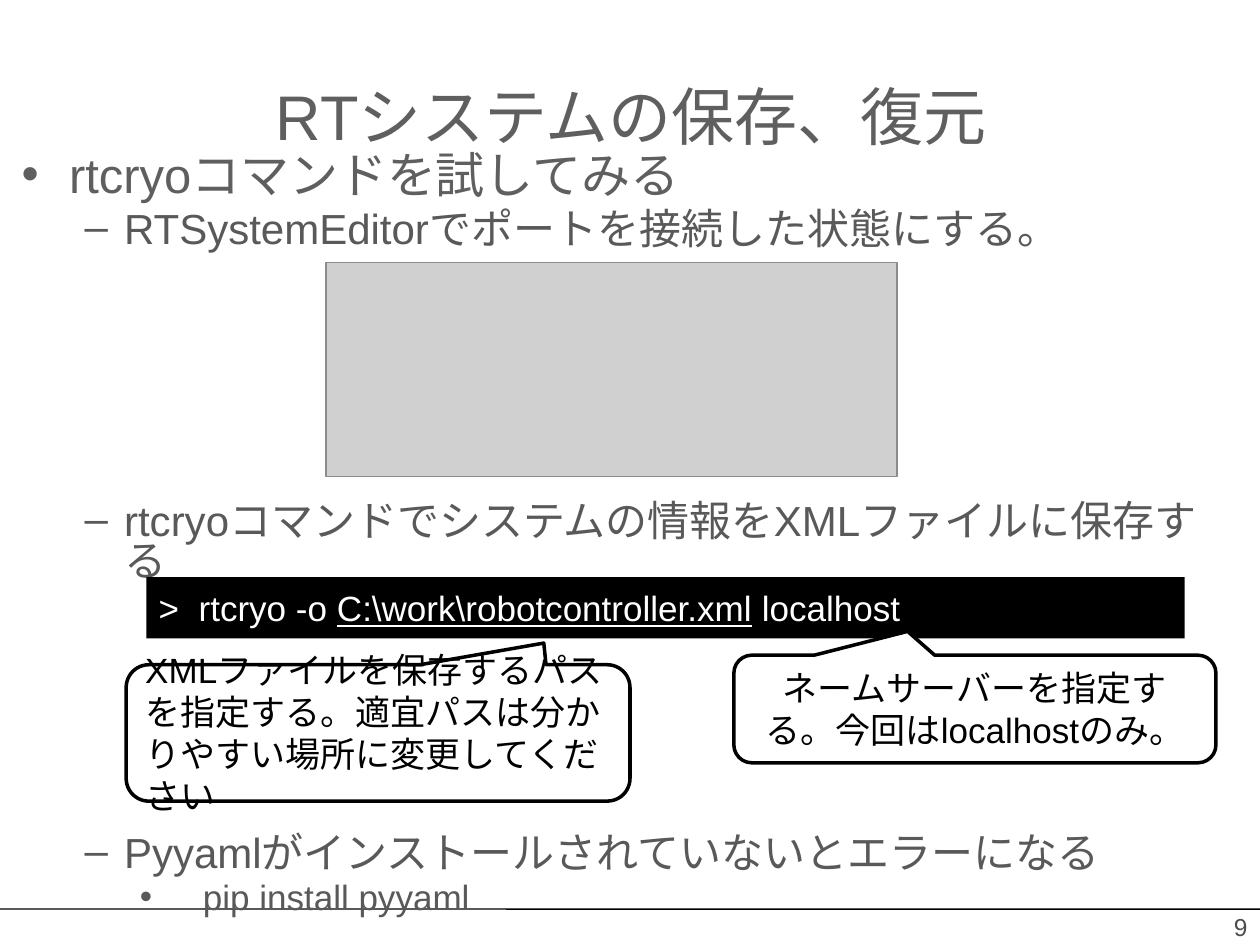
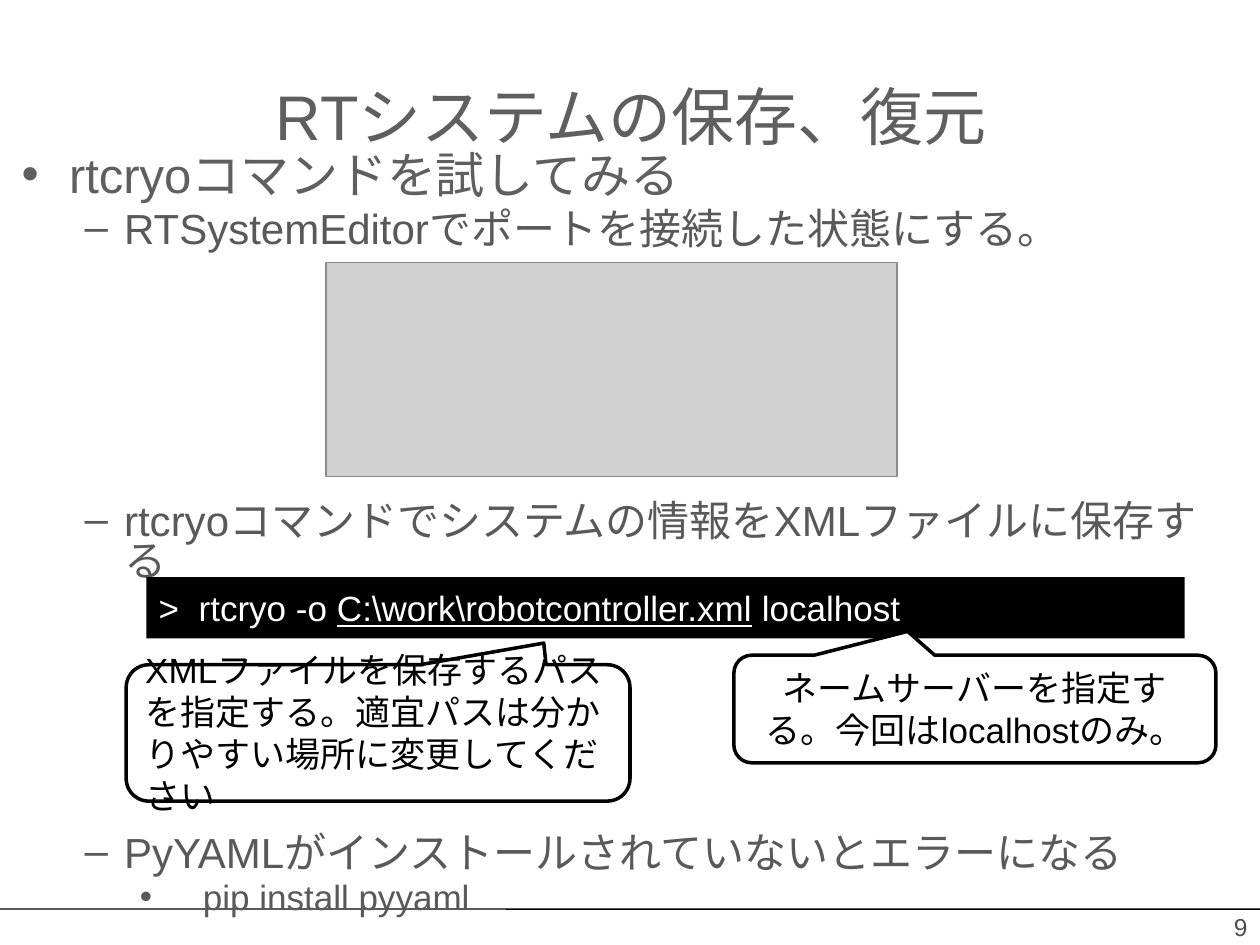
Before and after one commit to OpenRTM/RTM_Tutorial, a slide deck: slide 9 of ppt/rtshell入門.pptx. Drawn at 1260x945 pixels with LibreOffice and Linux fonts; fonts in the diff are those of the drawing; grey boxes stand for pictures; background and template pictures are left out. Boxes give left, top, right and bottom in pixels: in the first picture for what was removed or moved away, otherwise in the second. Text is boxed around its words. In the diff, an @@ line names an element or a change of style, - is before the commit and + after.

```diff
--- a/ppt/rtshell入門.pptx
+++ b/ppt/rtshell入門.pptx
@@ text at bbox=[124, 834, 1122, 876]: text changed @@
-  – Pyyamlがインストールされていないとエラーになる
+  – PyYAMLがインストールされていないとエラーになる
```
Also in this commit, not shown: 1 other slide changed, 1 slide removed, 40 other files.
